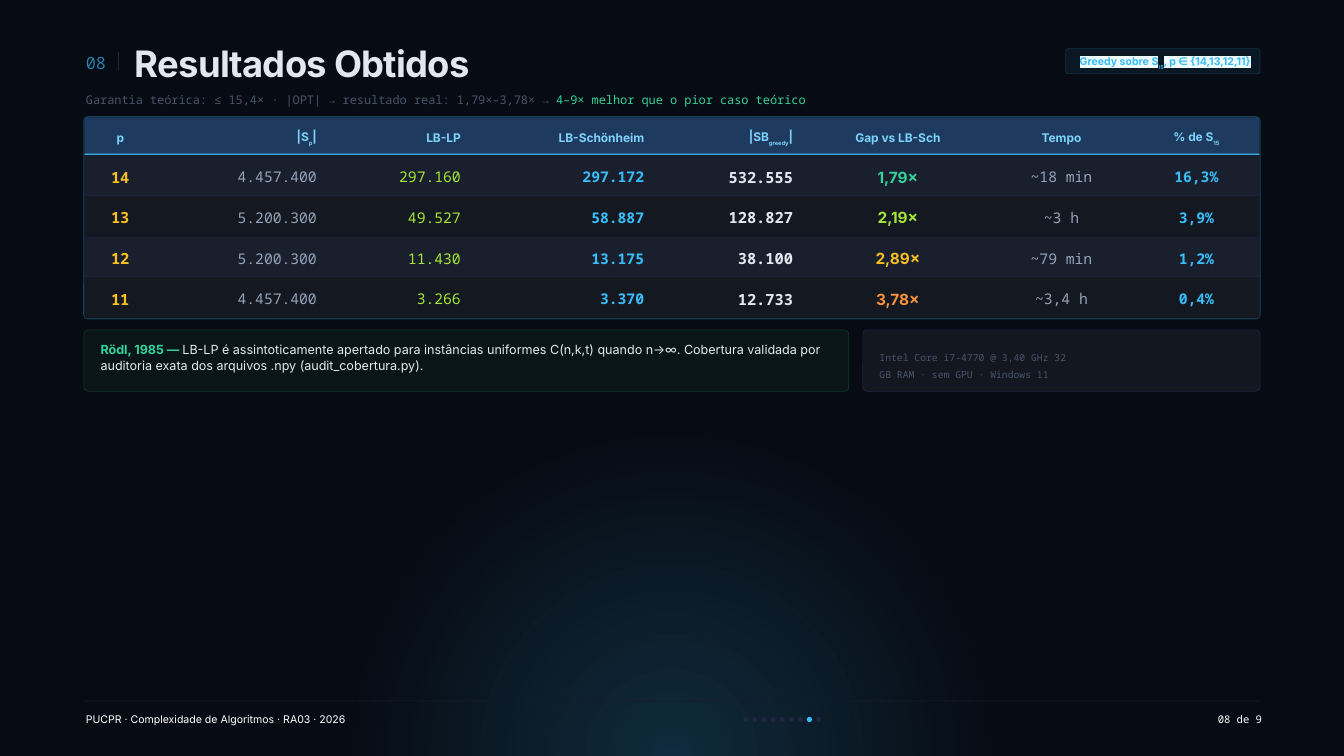
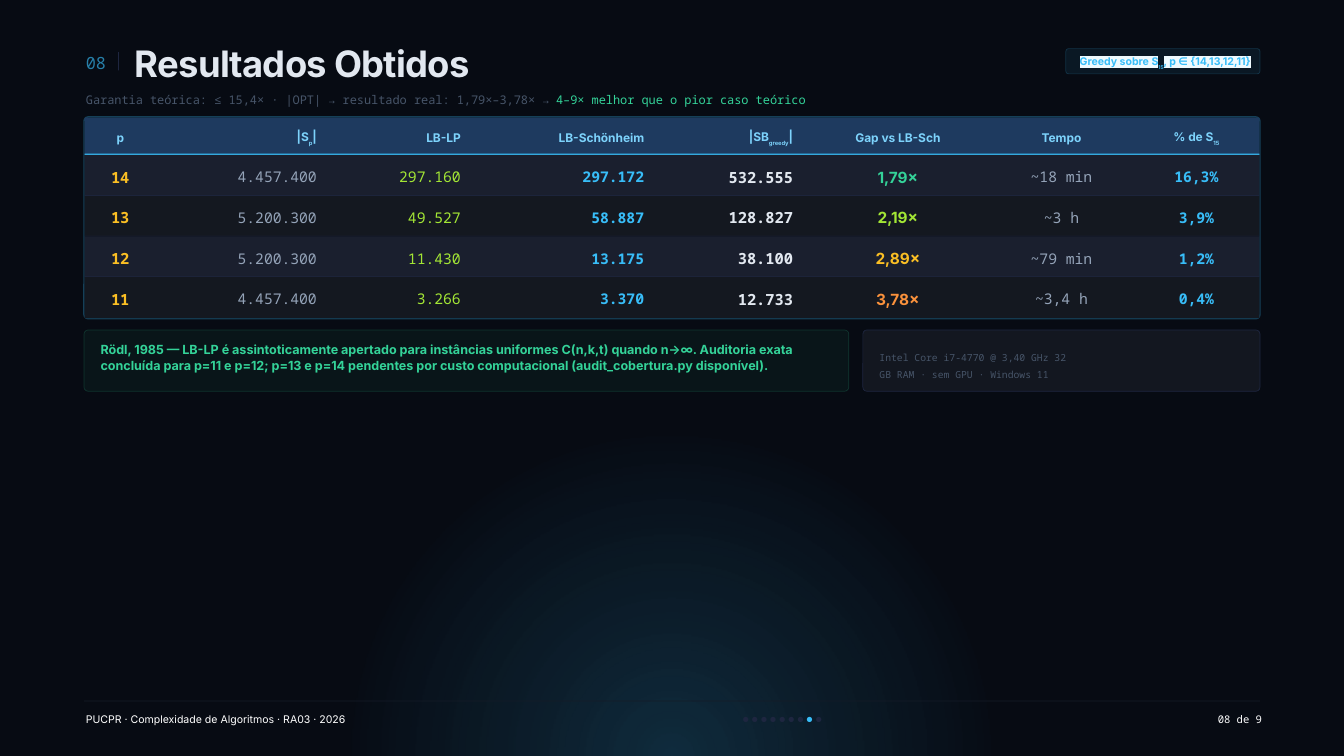
Before and after one commit to cyberfika/SCP_RA03, a slide deck: slide 9 of docs/SCP_RA03.pptx. Drawn at 1344x756 pixels with LibreOffice and Linux fonts; fonts in the diff are those of the drawing. Boxes give left, top, right and bottom in pixels: in the first picture for what was removed or moved away, otherwise in the second. Text is boxed around its words. In the diff, an @@ line names an element or a change of style, - is before the commit and + after.

```diff
--- a/docs/SCP_RA03.pptx
+++ b/docs/SCP_RA03.pptx
@@ text at box(101, 344, 793, 373): text changed; text colour #E2E8F0 to #34D399; bold on @@
-Rödl, 1985 — LB-LP é assintoticamente apertado para instâncias uniformes C(n,k,t) quando n→∞. Cobertura validada por auditoria exata dos arquivos .npy (audit_cobertura.py).
+Rödl, 1985 — LB-LP é assintoticamente apertado para instâncias uniformes C(n,k,t) quando n→∞. Auditoria exata concluída para p=11 e p=12; p=13 e p=14 pendentes por custo computacional (audit_cobertura.py disponível).
```
Also in this commit, not shown: 43 other files.
